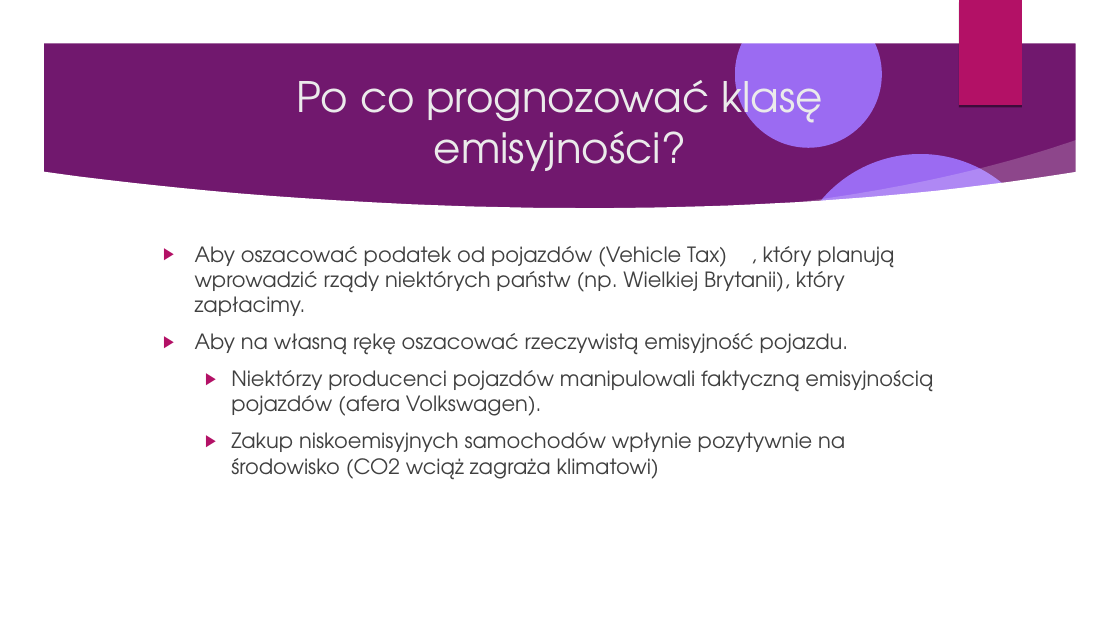
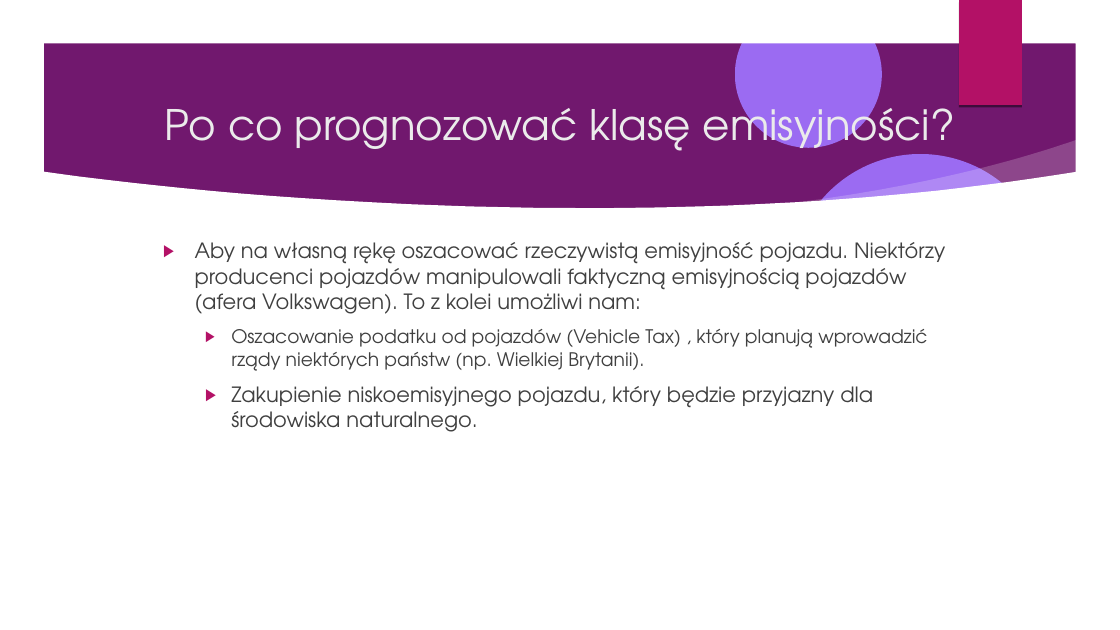
Before and after one commit to Pawel-Tomasz-Nowak/Scientific-collaboration, a slide deck: slide 4 of Prezentacje/prezentacja z ukrojonymi slajdami.odp. Drawn at 1120x630 pixels with LibreOffice and Linux fonts; fonts in the diff are those of the drawing; background and template pictures are left out. Boxes give left, top, right and bottom in pixels: in the first picture for what was removed or moved away, otherwise in the second. Text is boxed around its words. In the diff, an @@ line names an element or a change of style, - is before the commit and + after.

```diff
--- a/Prezentacje/prezentacja z ukrojonymi slajdami.odp
+++ b/Prezentacje/prezentacja z ukrojonymi slajdami.odp
@@ title "Po co prognozować klasę emisyjności?": place and size @@
-title "Po co prognozować klasę emisyjności?" at (297, 69, 823, 171)
+title "Po co prognozować klasę emisyjności?" at (165, 97, 955, 160)
@@ title "Po co prognozować klasę emisyjności?" at (165, 97, 955, 160): alignment centre to left @@
@@ text at (195, 242, 945, 432): text changed @@
-▶ Aby oszacować podatek od pojazdów (Vehicle Tax) , który planują wprowadzić rządy niektórych państw (np. Wielkiej Brytanii), który zapłacimy.
-▶ Aby na własną rękę oszacować rzeczywistą emisyjność pojazdu.
-  ▶ Niektórzy producenci pojazdów manipulowali faktyczną emisyjnością pojazdów (afera Volkswagen).
-  ▶ Zakup niskoemisyjnych samochodów wpłynie pozytywnie na środowisko (CO2 wciąż zagraża klimatowi)
+▶ Aby na własną rękę oszacować rzeczywistą emisyjność pojazdu. Niektórzy producenci pojazdów manipulowali faktyczną emisyjnością pojazdów (afera Volkswagen). To z kolei umożliwi nam:
+  ▶ Oszacowanie podatku od pojazdów (Vehicle Tax) , który planują wprowadzić rządy niektórych państw (np. Wielkiej Brytanii).
+  ▶ Zakupienie niskoemisyjnego pojazdu, który będzie przyjazny dla środowiska naturalnego.
```
Also in this commit, not shown: 39 other slides changed, 5 slides added, 5 slides removed.
